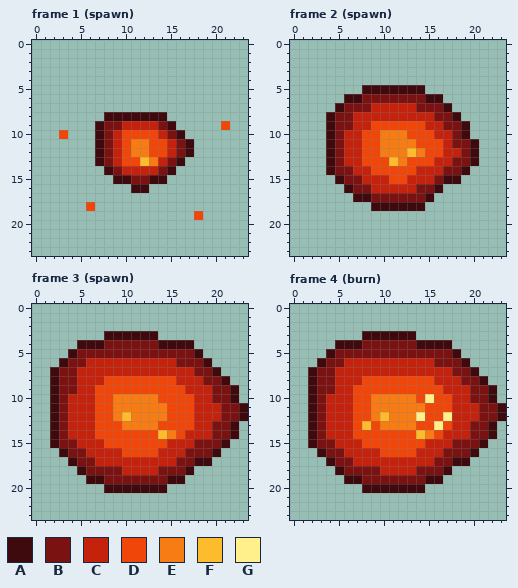
Two versions of one pixel-art file, assets/sprites/caracol_escoria/source/caracol_escoria_trail.aseprite. Above: the version before the commit.
24x24 pixels, 11 frames. Shown: frame 1 (spawn), frame 2 (spawn), frame 3 (spawn), frame 4 (burn). The commit also changed other frames, which this record leaves out.
Palette (. is transparent): A #3e0a0e  B #7a1212  C #c4220c  D #f0460a  E #f77c14  F #fcbc2c  G #fff08c
The same view after the edit:
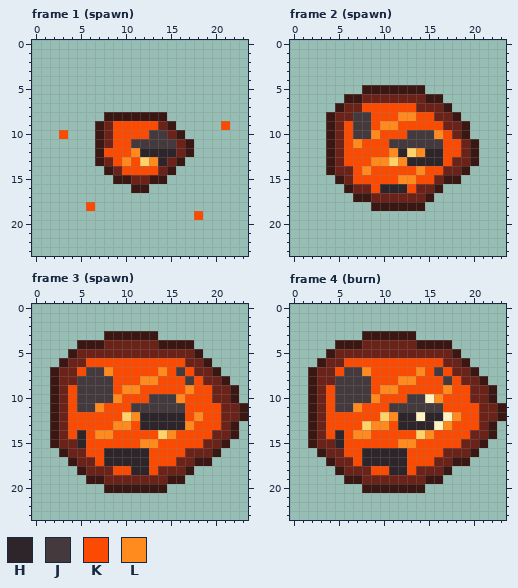
Colours new in this view: H #2d2529  J #443a3d  K #fb4b03  L #ff8a1e
The commit says: fix(art): redesign slag snail and burning trail
Changes in this commit:
colour A: #3e0a0e -> #3a1712
colour B: #7a1212 -> #6a2219
colour F: #fcbc2c -> #ffd36a
colour G: #fff08c -> #fff3c4
Frame 1 (spawn):
y 9: x 9..13 BCCCC -> KKKKK; x 21 D -> K
y 10: x 3 D -> K; x 9..14 CDDDDC -> KKKKJJ
y 11: x 9..15 CDEEDDC -> KKJJJJJ
y 12: x 8..15 BCDEEDDC -> KKKLHHHH
y 13: x 9..11 CDD -> KLK; x 13..14 EC -> LH
y 14: x 10..13 CCCC -> KKKK
y 18: x 6 D -> K
y 19: x 18 D -> K
Frame 2 (spawn):
y 7: x 8..13 BCCCCC -> KKKKKK
y 8: x 7..15 CCCCCCCCC -> JJKKKLLKK
y 9: x 6..16 BCCDDDDDDCC -> KJJKLLKKKKK
y 10: x 6..17 CCDDEEEDDDCC -> KJJLKKKJJJLK
y 11: x 6..18 CCDDEEEEDDDCB -> KLKKKJJJJJJKK
y 12: x 6..12 CCDDEEE -> KKKKKLH; x 14..18 EDDCC -> LHHKK
y 13: x 6..10 CCDDD -> KKKLL; x 12..17 EDDDCC -> LHHHHK
y 14: x 7..16 CCDDDDDCCC -> KLKKKKKLKK
y 15: x 7..15 BCCCDDCCC -> KKKKKLLKK
y 16: x 9..13 CCCCC -> KHHHK
Frame 3 (spawn):
y 6: x 6..16 CCCCCCCCCCB -> KKKKKKKKKKK
y 7: x 5..17 CCCCCCCCCCCCC -> KJJLKKKKKLKJK
y 8: x 5..18 CCCDDDDDDDDCCC -> JJJJKKKLLKKKJK
y 9: x 4..19 BCCDDDDDDDDDDCCC -> KJJJJKLLKKKKKLKK
y 10: x 4..19 CCCDDEEEEEDDDDCC -> KJJJJLKKKJJJLKKK
y 11: x 4..20 CCCDDEEEEEEDDDCCC -> KJJLKKKJJJJJJKKKK
y 12: x 4..9 CCCDDE -> KKKKKK; x 11..20 EEEEDDDCCC -> LHHHHHKLKK
y 13: x 4..20 CCCDDDEEEEDDDDCCB -> KKKKKLLKHHHHHLKKK
y 14: x 4..13 CCCDDDDDDD -> KHKLLKKKKK; x 15..19 EDCCC -> LKKKK
y 15: x 5..18 CCCDDDDDDDCCCB -> HKKKKKKLLKKKKK
y 16: x 6..16 CCCCDDDDCCC -> KKHHHHHKKKK
y 17: x 7..15 CCCCCCCCC -> KHHHHHKKK
y 18: x 9..13 BCCCC -> KKHHK
Frame 4 (burn):
y 6: x 6..16 CCCCCCCCCCB -> KKKKKKKKKKK
y 7: x 5..17 CCCCCCCCCCCCC -> KJJLKKKKKLKJK
y 8: x 5..18 CCCDDDDDDDDCCC -> JJJJKKKLLKKKJK
y 9: x 4..19 BCCDDDDDDDDDDCCC -> KJJJJKLLKKKKKLKK
y 10: x 4..14 CCCDDEEEEED -> KJJJJLKKKJJ; x 16..19 DDCC -> LKKK
y 11: x 4..20 CCCDDEEEEEEDDDCCC -> KJJLKKKJJJJJJKKKK
y 12: x 4..9 CCCDDE -> KKKKKK; x 11..13 EEE -> LHH; x 15..16 DD -> HH; x 18..20 CCC -> LKK
y 13: x 4..7 CCCD -> KKKK; x 9..15 DEEEEDD -> LLKHHHH; x 17..20 DCCB -> LKKK
y 14: x 4..13 CCCDDDDDDD -> KHKLLKKKKK; x 15..19 EDCCC -> LKKKK
y 15: x 5..18 CCCDDDDDDDCCCB -> HKKKKKKLLKKKKK
y 16: x 6..16 CCCCDDDDCCC -> KKHHHHHKKKK
y 17: x 7..15 CCCCCCCCC -> KHHHHHKKK
y 18: x 9..13 BCCCC -> KKHHK
Boxes around the changes in both pictures, in picture pixels (x1, y1, x2, y2):
changed: (59, 112, 194, 211)
changed: (221, 121, 230, 130)
changed: (194, 211, 203, 220)
changed: (326, 85, 479, 211)
changed: (50, 331, 248, 493)
changed: (308, 331, 506, 493)
